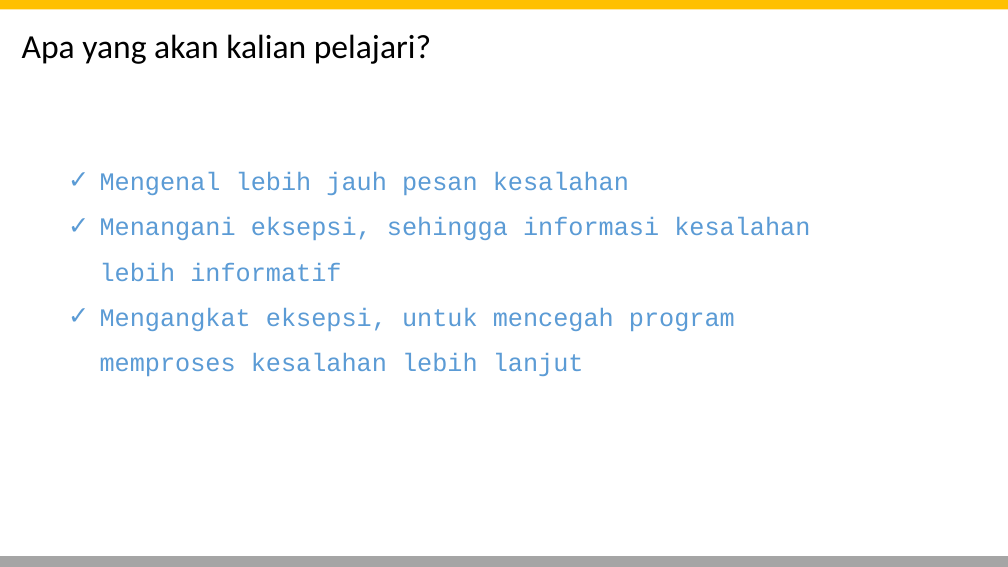
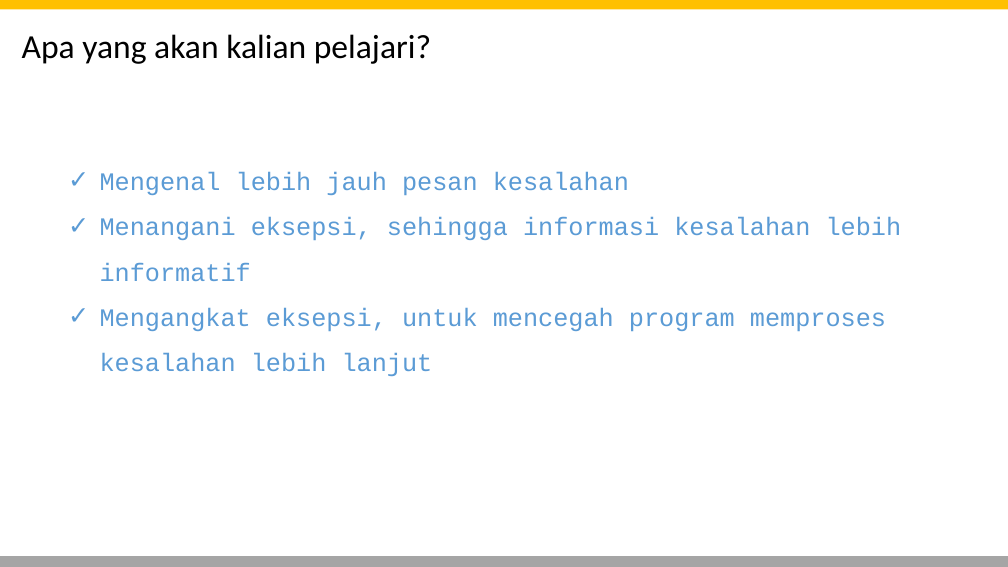
Before and after one commit to miftanurfarid/algoritme_pemrograman, a slide deck: slide 2 of slide/2024/pertemuan_10/pertemuan_10_2024.odp. Drawn at 1008x567 pixels with LibreOffice and Linux fonts; fonts in the diff are those of the drawing; background and template pictures are left out. Boxes give left, top, right and bottom in pixels: in the first picture for what was removed or moved away, otherwise in the second. Text is boxed around its words. In the diff, an @@ line names an element or a change of style, - is before the commit and + after.

```diff
--- a/slide/2024/pertemuan_10/pertemuan_10_2024.odp
+++ b/slide/2024/pertemuan_10/pertemuan_10_2024.odp
@@ text "Mengenal lebih jauh pesan kesalahan" rewrapped from (x1=100, y1=171, x2=810, y2=376) to (x1=100, y1=171, x2=902, y2=376) @@
```
Also in this commit, not shown: 2 other slides changed.
